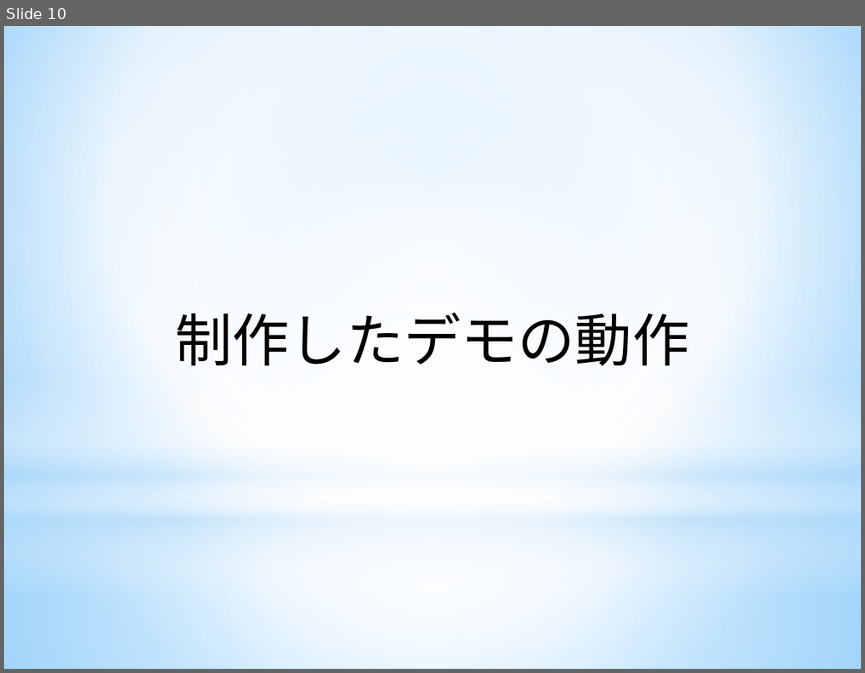
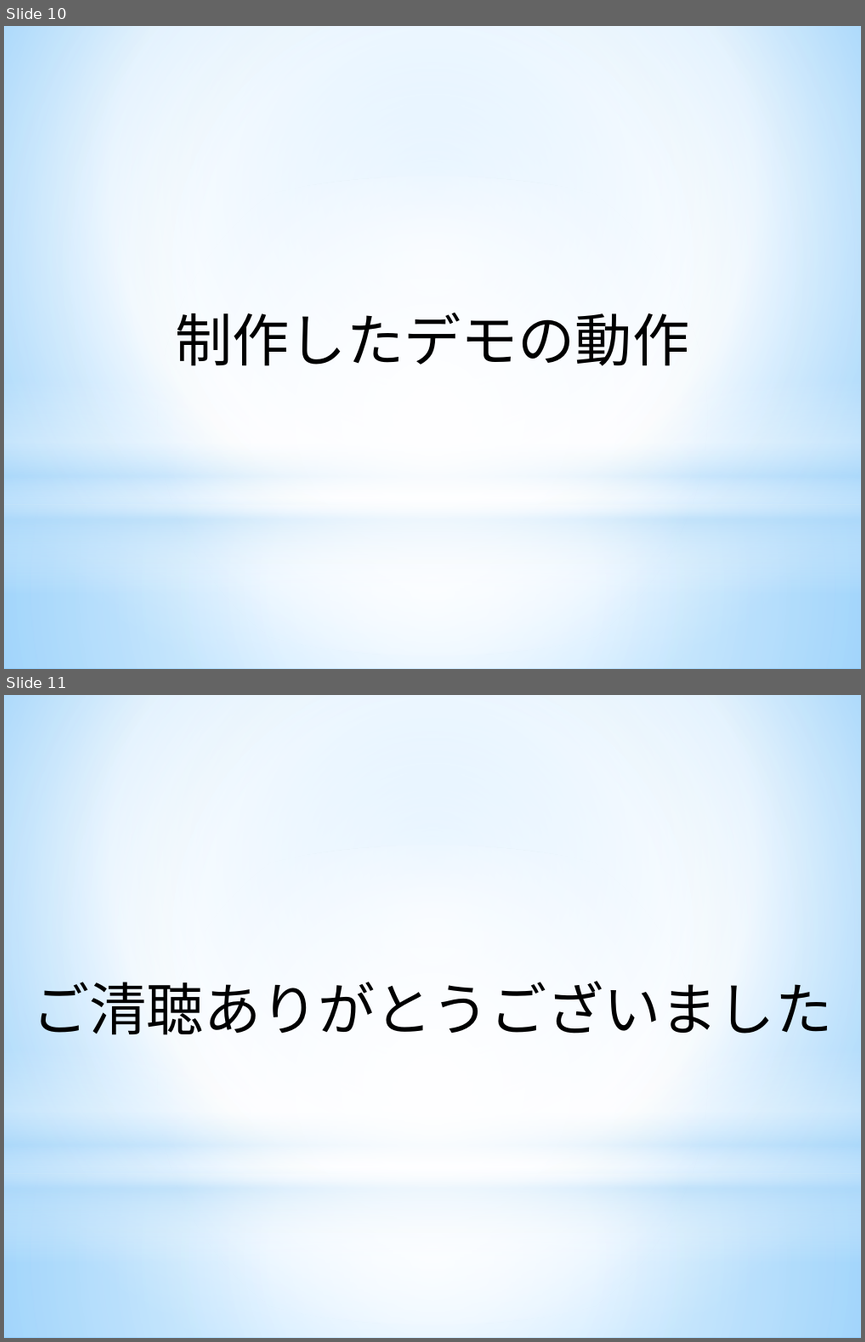
Before and after one commit to ooishitakamatutanaka/html5_final, a slide deck: 最終発表用.pptx. Shown one above the other, each under a label of ours: slide 10 before the commit, slides 10 and 11 after it. The pictures are 865x673 and 865x1342 pixels, drawn with LibreOffice and Linux fonts; fonts in the diff are those of the drawing. Boxes give left, top, right and bottom in pixels: in the first picture for what was removed or moved away, otherwise in the second. Text is boxed around its words. In the diff, an @@ line names an element or a change of style, - is before the commit and + after.

Commit message:
PowerPoint

```diff
--- a/最終発表用.pptx
+++ b/最終発表用.pptx
@@ slide 11 added at [4,695,861,1338], background gradient #9ED5FF to #FFFFFF to #5BB9FF; not listed: 4 template elements that a slide beside it also shows @@
@@ text added at [33,972,833,1044], 48 pt, text #000000 @@
+ご清聴ありがとうございました
```
